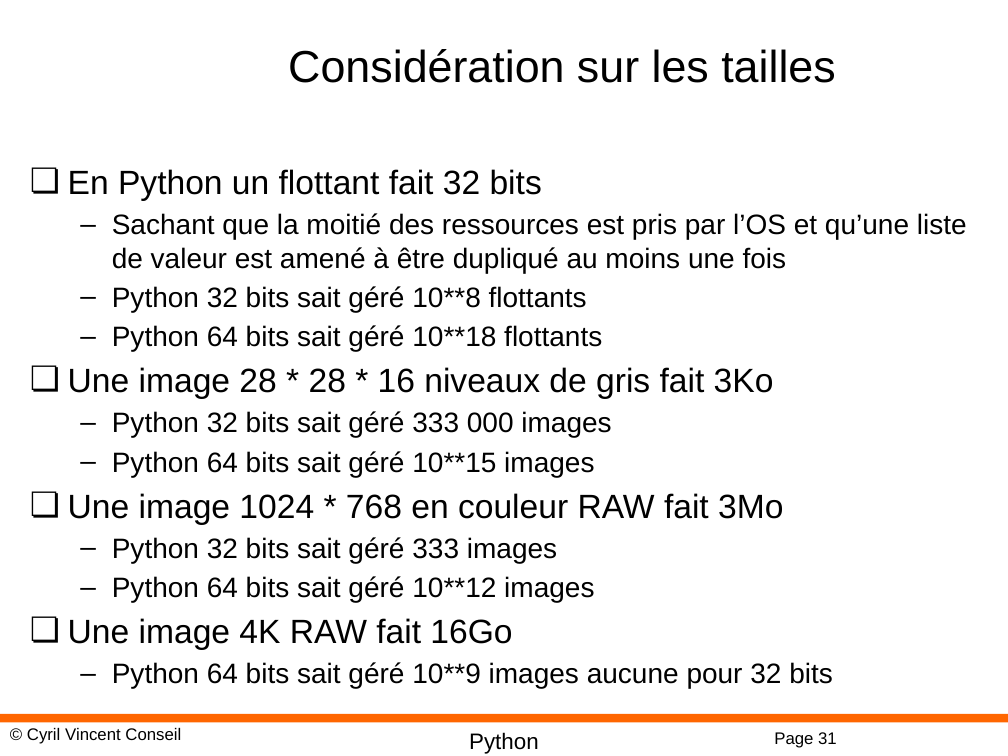
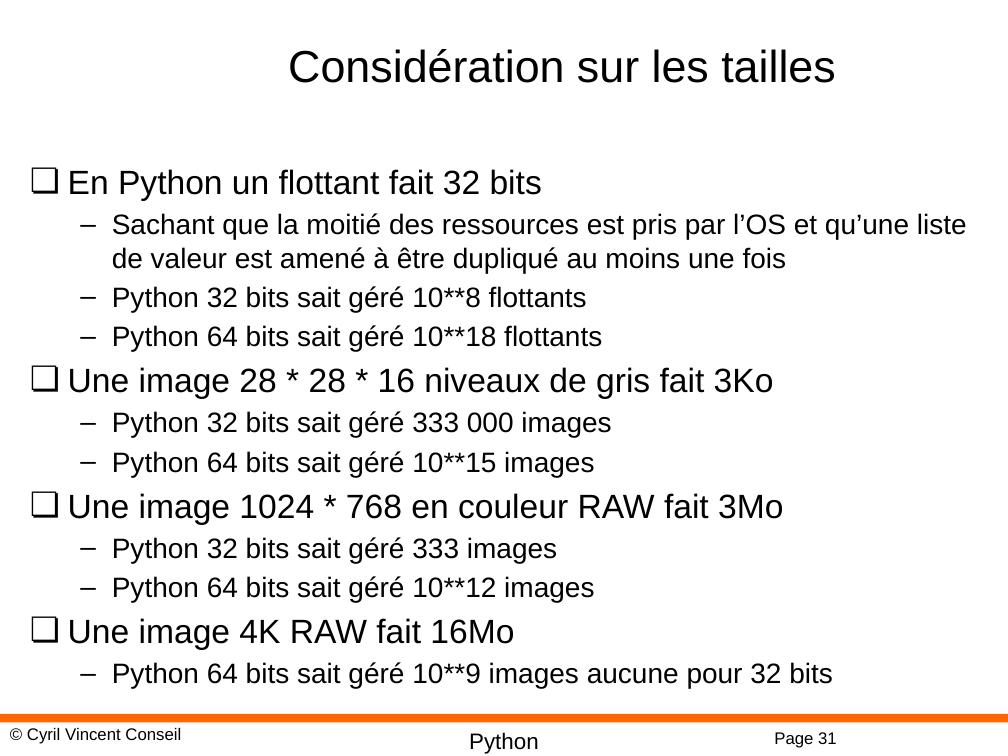
Before and after one commit to cyrilvincent/DL, a slide deck: slide 31 of PPT/DeepLearning05-MachineLearning.pptx. Drawn at 1008x756 pixels with LibreOffice and Linux fonts; fonts in the diff are those of the drawing; background and template pictures are left out. Boxes give left, top, right and bottom in pixels: in the first picture for what was removed or moved away, otherwise in the second. Text is boxed around its words. In the diff, an @@ line names an element or a change of style, - is before the commit and + after.

```diff
--- a/PPT/DeepLearning05-MachineLearning.pptx
+++ b/PPT/DeepLearning05-MachineLearning.pptx
@@ text at (x1=68, y1=618, x2=514, y2=650): text changed @@
-❏ Une image 4K RAW fait 16Go
+❏ Une image 4K RAW fait 16Mo
```
Also in this commit, not shown: 6 other files.
